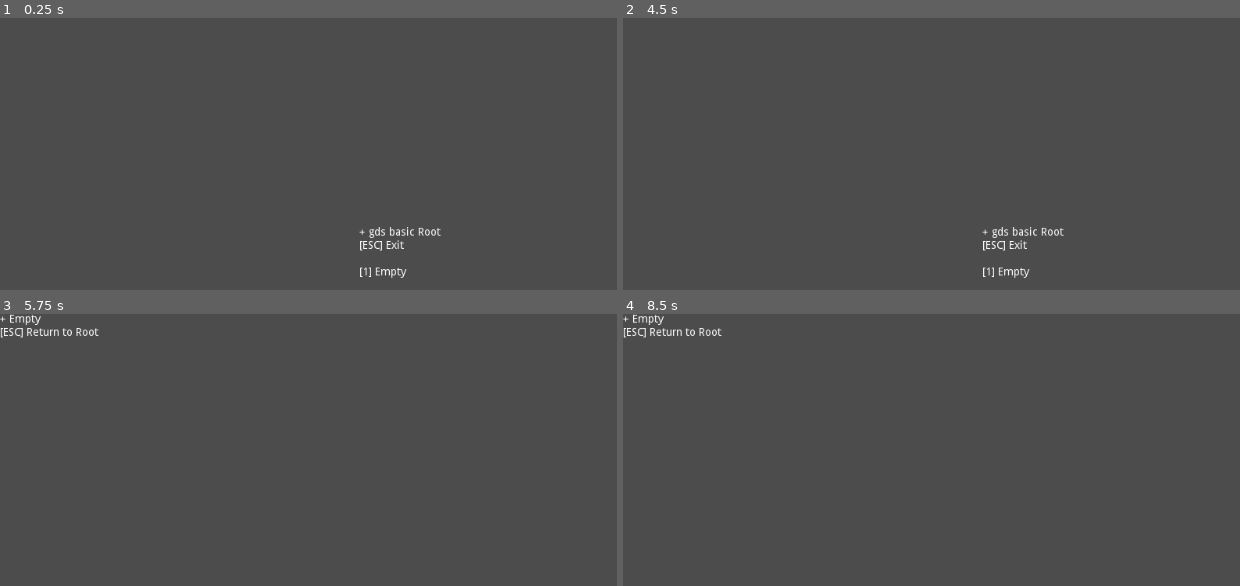
Above: before the commit, frames 1-4 (two rows, left to right).
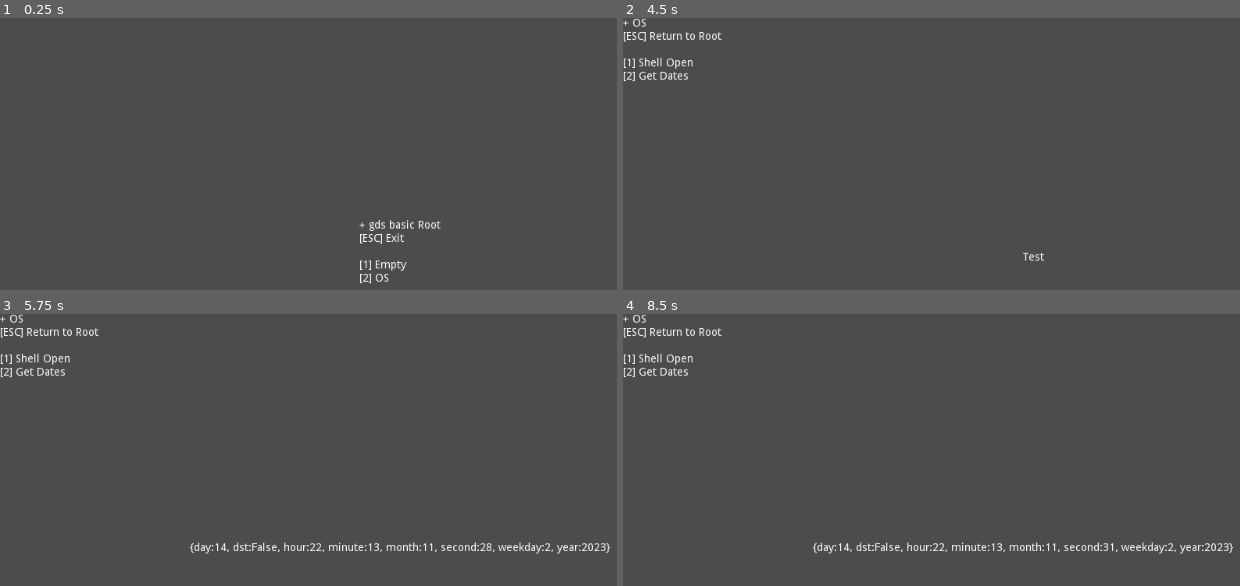
Above: after the commit, the same moments.

Repository: R2Road/godot_playground
Game: Godot game, scene res://gds_basic/gds_basic_RootScene.tscn
The game is run twice, just before and just after one commit, with the same random seed, the same clock (stepped at 60 frames per second) and the same inputs.
Inputs:
- Up to frame 1 (0.25 s): no input
- Up to frame 2 (4.5 s): tap Enter at 0.5, 2, 3.5 s; tap 1 at 0.6, 1.55, 2.1, 3.05, 3.6 s; tap 2 at 0.8, 1.35, 2.3, 2.85, 3.8, 4.35 s; tap Space at 1.25, 2.75 s; hold A 1.28-2.03 s; hold A from 3.53 s (still down); tap Escape at 4.15 s
- Up to frame 3 (5.75 s): keep holding A; tap 1 at 4.55, 5.1 s; tap Space at 5 s; tap 2 at 5.3 s
- Up to frame 4 (8.5 s): release A at 5.78 s; tap 2 at 5.85, 6.8, 7.35, 8.3 s; tap 1 at 6.05, 6.6, 7.55, 8.1 s; hold A from 8.03 s (still down)

The runs differ from the first frame. In frame 1, 0.8% of the frame differs, in the area x 58-72%, y 74-98%; in frame 2, 1.1%; in frame 3, 1.3%, in the area x 0-99%, y 0-89%; in frame 4, 1.3%.

Commit message:
add scene : gds basic - OSScene

Diff:
--- /dev/null
+++ b/2d_ground/gds_basic/gds_basic_OSScene.gd
@@ -0,0 +1,41 @@
+extends Node2D
+
+
+func _ready():
+	set_process_input( true ) # is not need : default on
+
+	var title_string = \
+		"+ OS" \
+		+ "\n" \
+		+ "[ESC] Return to Root" \
+		+ "\n\n" \
+		+ "[1] Shell Open" \
+		+ "\n" \
+		+ "[2] Get Dates" \
+		+ ""
+
+	var summury_node = get_node( "Summury" )
+	summury_node.text = title_string
+
+
+func _input(event):
+	if !(event is InputEventKey ):
+		return
+
+	if !event.is_pressed():
+		return
+
+	match event.scancode:
+		KEY_ESCAPE:
+			get_tree().change_scene("res://gds_basic/gds_basic_RootScene.tscn")
+		KEY_1:
+			UpdateMessage( OS.shell_open("https://godotengine.org/") )
+		KEY_2:
+			UpdateMessage( OS.get_datetime() )
+
+func UpdateMessage( arg ):
+	$Message.text = str( arg )
+	$Message.set_position(
+		Vector2( get_viewport().size.x * 0.5, get_viewport().size.y * 0.5 )
+		- Vector2( $Message.get_minimum_size().x * 0.5, $Message.get_minimum_size().y * 0.5 )
+	)
--- /dev/null
+++ b/2d_ground/gds_basic/gds_basic_OSScene.tscn
@@ -0,0 +1,23 @@
+[gd_scene load_steps=2 format=2]
+
+[ext_resource path="res://gds_basic/gds_basic_OSScene.gd" type="Script" id=1]
+
+[node name="gds_basic_OSScene" type="Node2D"]
+script = ExtResource( 1 )
+
+[node name="Summury" type="Label" parent="."]
+margin_right = 40.0
+margin_bottom = 14.0
+__meta__ = {
+"_edit_use_anchors_": false
+}
+
+[node name="Message" type="Label" parent="."]
+margin_left = 512.0
+margin_top = 300.0
+margin_right = 539.0
+margin_bottom = 314.0
+text = "Test"
+__meta__ = {
+"_edit_use_anchors_": false
+}
--- a/2d_ground/gds_basic/gds_basic_RootScene.gd
+++ b/2d_ground/gds_basic/gds_basic_RootScene.gd
@@ -7,6 +7,9 @@
 	+ "[ESC] Exit" \
 	+ "\n\n" \
 	+ "[1] Empty" \
+	+ "\n" \
+	+ "[2] OS" \
+	+ ""
 
 
 func _ready():
@@ -34,3 +37,5 @@
 			get_tree().quit()
 		KEY_1:
 			get_tree().change_scene("res://gds_basic/gds_basic_EmptyScene.tscn")
+		KEY_2:
+			get_tree().change_scene("res://gds_basic/gds_basic_OSScene.tscn")
